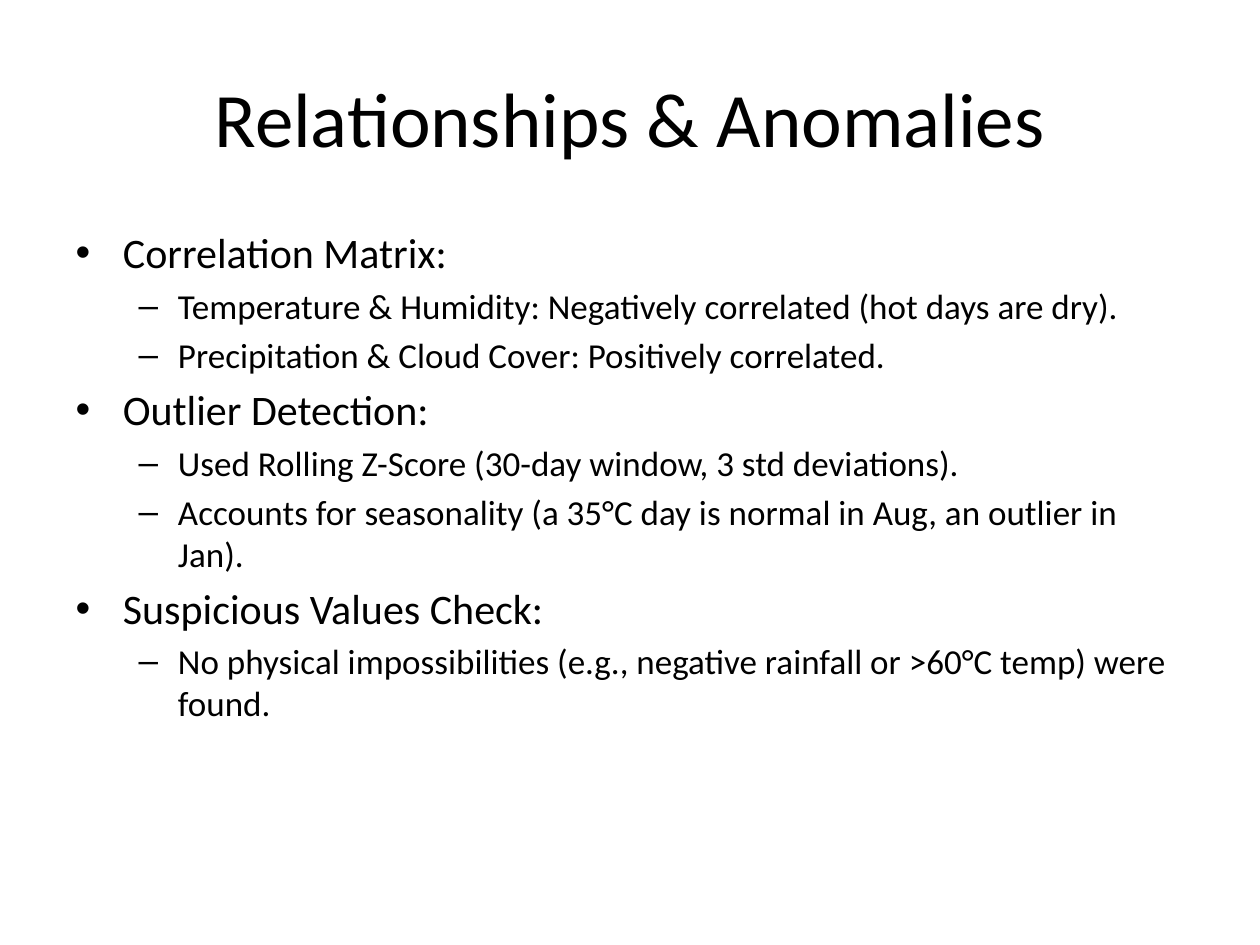
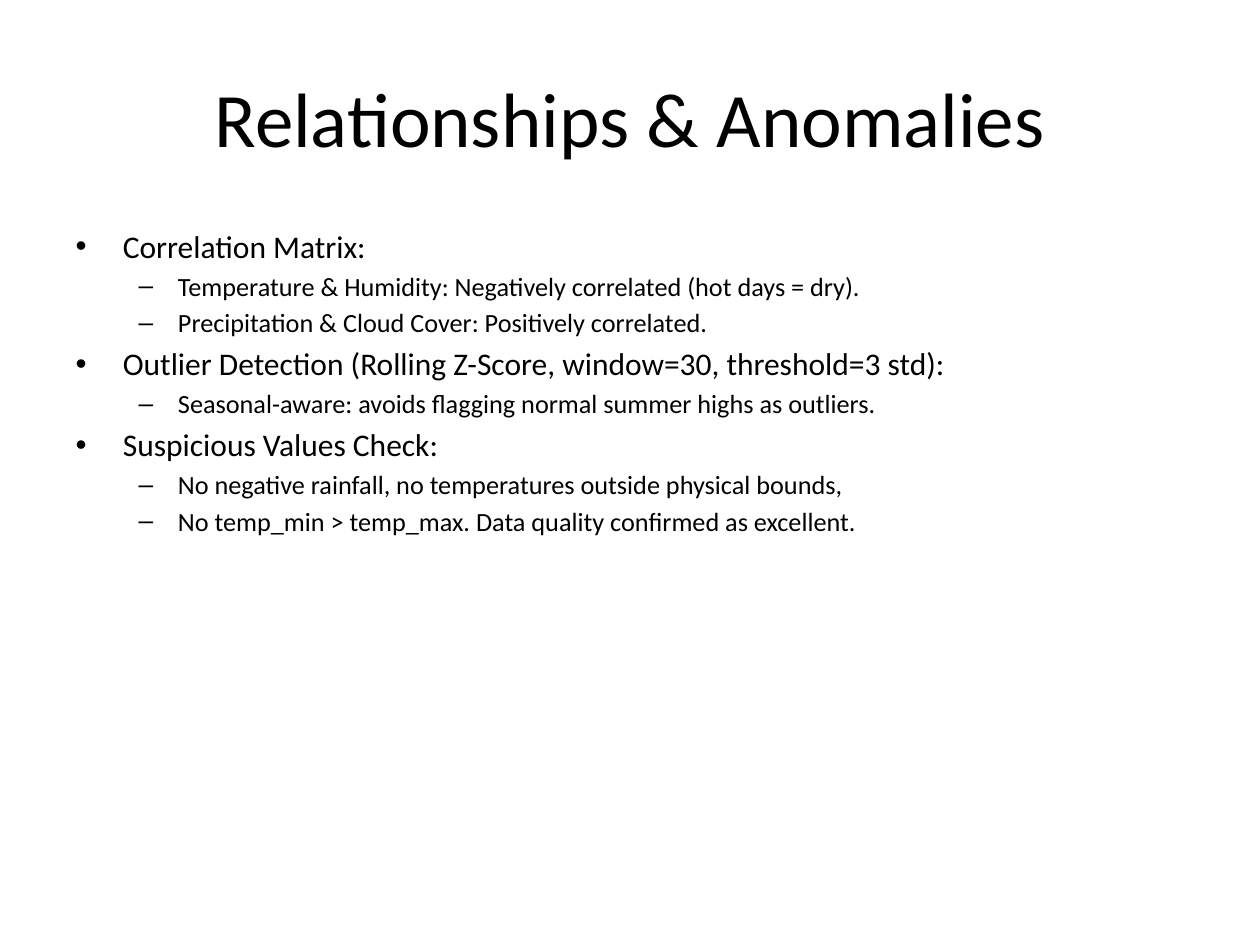
Before and after one commit to ToqaGhozlan/Machine_Learning_Summer_Intern_R5, a slide deck: slide 9 of ahmed essam tasks/task4/Task4_Presentation.pptx. Drawn at 1260x945 pixels with LibreOffice and Linux fonts; fonts in the diff are those of the drawing. Boxes give left, top, right and bottom in pixels: in the first picture for what was removed or moved away, otherwise in the second. Text is boxed around its words. In the diff, an @@ line names an element or a change of style, - is before the commit and + after.

```diff
--- a/ahmed essam tasks/task4/Task4_Presentation.pptx
+++ b/ahmed essam tasks/task4/Task4_Presentation.pptx
@@ text at box(123, 236, 707, 461): size 24 to 18 pt in "Correlation Matrix:", "Suspicious Values Check:"; size 20 to 15 pt in "Precipitation & Cloud Cover: Positively correlated."; less space between paragraphs @@
@@ text at box(178, 277, 859, 301): text changed; size 20 to 15 pt @@
-  – Temperature & Humidity: Negatively correlated (hot days are dry).
+  – Temperature & Humidity: Negatively correlated (hot days = dry).
@@ text at box(123, 352, 945, 418): text changed; size 20 to 18 pt @@
-• Outlier Detection:
-  – Used Rolling Z-Score (30-day window, 3 std deviations).
-  – Accounts for seasonality (a 35°C day is normal in Aug, an outlier in Jan).
+• Outlier Detection (Rolling Z-Score, window=30, threshold=3 std):
+  – Seasonal-aware: avoids flagging normal summer highs as outliers.
@@ text at box(178, 475, 856, 536): text changed; size 20 to 15 pt @@
-  – No physical impossibilities (e.g., negative rainfall or >60°C temp) were found.
+  – No negative rainfall, no temperatures outside physical bounds,
+  – No temp_min > temp_max. Data quality confirmed as excellent.
```
Also in this commit, not shown: 7 other slides changed, 2 slides added, 2 slides removed.
